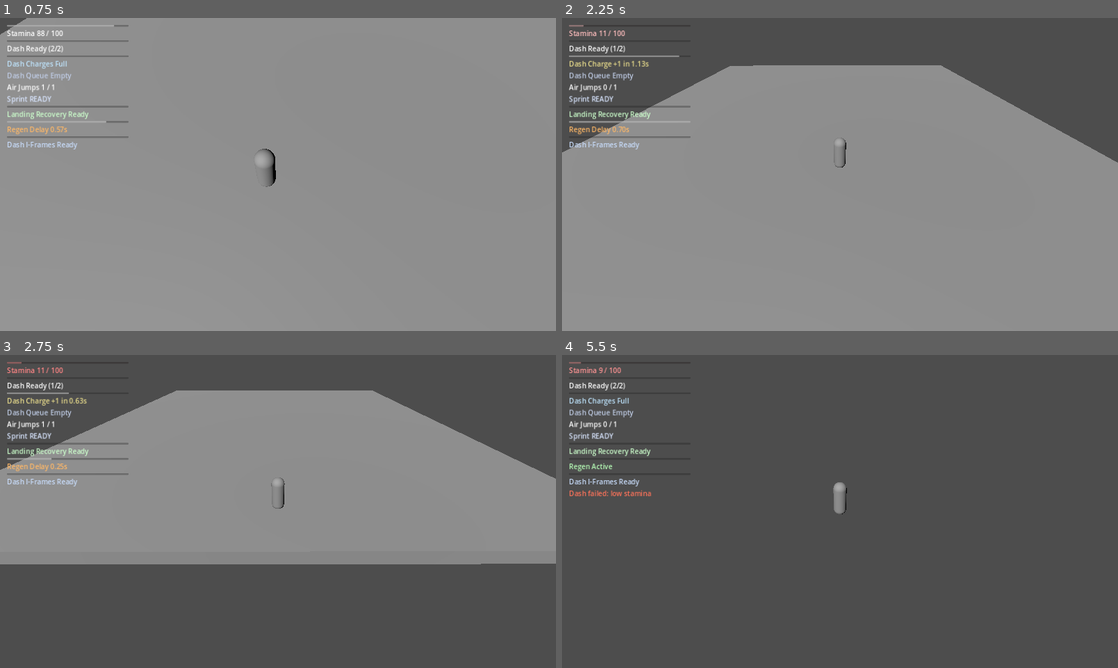
Above: before the commit, frames 1-4 (two rows, left to right).
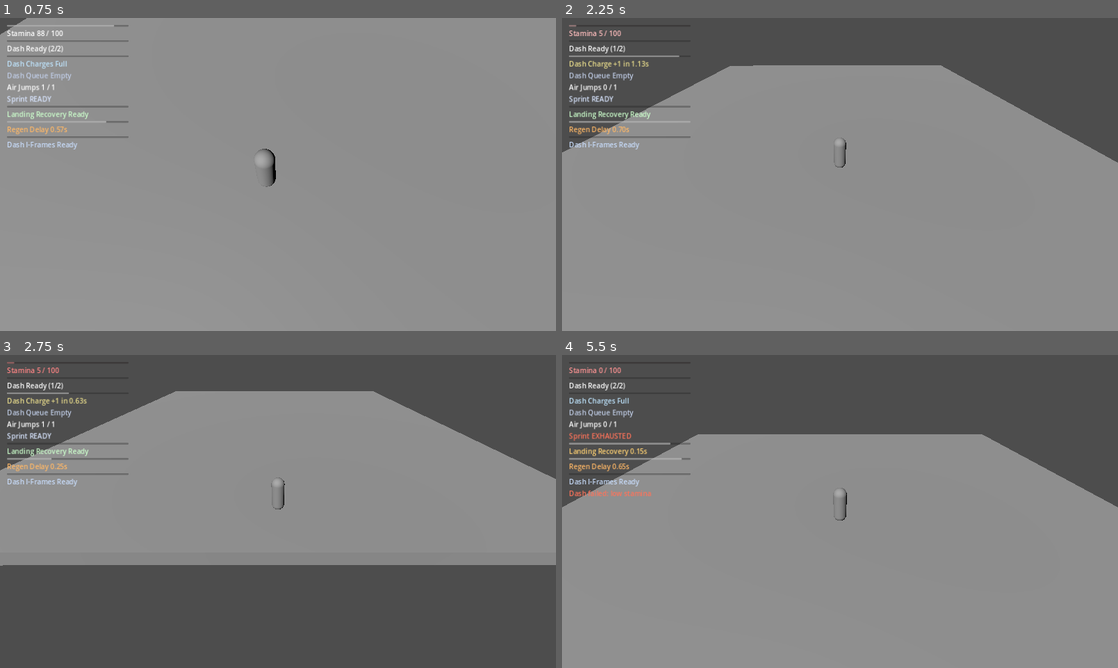
Above: after the commit, the same moments.

Repository: thegoatleroyjenkins/arpg-game
Game: Godot game, scene res://prototype3d/main_3d.tscn
Two runs of this game, one before a commit and one after it. Both use one fixed random seed, a clock stepped at 60 frames per second and the inputs below. This scene is started directly instead of the project's main scene.
Inputs (mouse positions are in pixels of both pictures, inside the frame that each line leads up to):
- Up to frame 1 (0.75 s): tap Enter (ui_accept) at 0.5 s; move the mouse to (305, 174) at 0.52 s; hold W (move_up) from 0.53 s (still down); tap Space (jump) at 0.6 s
- Up to frame 2 (2.25 s): keep holding W (move_up); tap Space (jump) at 0.77, 1.07, 1.52, 1.55, 1.82 s; move the mouse to (812, 174) at 1.27 s; click (812, 174) at 1.35 s; move the mouse to (851, 168) at 2.02 s; tap Q (dash) at 2.1 s
- Up to frame 3 (2.75 s): keep holding W (move_up); tap Space (jump) at 2.3 s
- Up to frame 4 (5.5 s): keep holding W (move_up); move the mouse to (834, 517) at 2.77 s; tap Shift (sprint) at 2.85 s; tap Space (jump) at 3.02, 3.05, 3.32, 3.6, 3.77, 4.07, 4.52, 4.55, 4.82, 5.3 s; move the mouse to (878, 514) at 3.52 s; move the mouse to (795, 508) at 4.27 s; click (795, 508) at 4.35 s; move the mouse to (845, 511) at 5.02 s; tap Q (dash) at 5.1 s

Frame 1 is identical in both runs. In frame 2, less than 0.1% of the frame differs, in the area x 2-12%, y 2-6%; in frame 3, 0.5%; in frame 4, 69%, in the area x 0-100%, y 2-100%.

Commit message:
Add data-driven air jump stamina scaling

Diff:
--- a/prototype3d/player_3d.gd
+++ b/prototype3d/player_3d.gd
@@ -114,7 +114,10 @@
 
 	var can_ground_jump := coyote_time_left > 0.0
 	var can_air_jump := not was_on_floor and air_jumps_left > 0
-	if jump_buffer_left > 0.0 and (can_ground_jump or can_air_jump) and _try_spend_stamina(tuning.jump_stamina_cost, "Jump"):
+	var jump_stamina_cost: float = max(0.0, tuning.jump_stamina_cost)
+	if can_air_jump and not can_ground_jump:
+		jump_stamina_cost *= max(1.0, tuning.air_jump_stamina_multiplier)
+	if jump_buffer_left > 0.0 and (can_ground_jump or can_air_jump) and _try_spend_stamina(jump_stamina_cost, "Jump"):
 		velocity.y = tuning.jump_velocity
 		_apply_sprint_jump_momentum_boost()
 		jump_buffer_left = 0.0
--- a/prototype3d/player_tuning_3d.gd
+++ b/prototype3d/player_tuning_3d.gd
@@ -52,6 +52,7 @@
 @export var dash_stamina_cost: float = 35.0
 @export_range(1.0, 3.0, 0.01) var dash_airborne_stamina_multiplier: float = 1.2
 @export var jump_stamina_cost: float = 12.0
+@export_range(1.0, 3.0, 0.01) var air_jump_stamina_multiplier: float = 1.25
 @export_range(0.0, 1.0, 0.01) var low_stamina_movement_threshold_ratio: float = 0.2
 @export_range(0.1, 1.0, 0.01) var low_stamina_movement_min_multiplier: float = 0.82
 @export var stamina_regen_idle_per_second: float = 28.0
Not shown, changed: README.md
